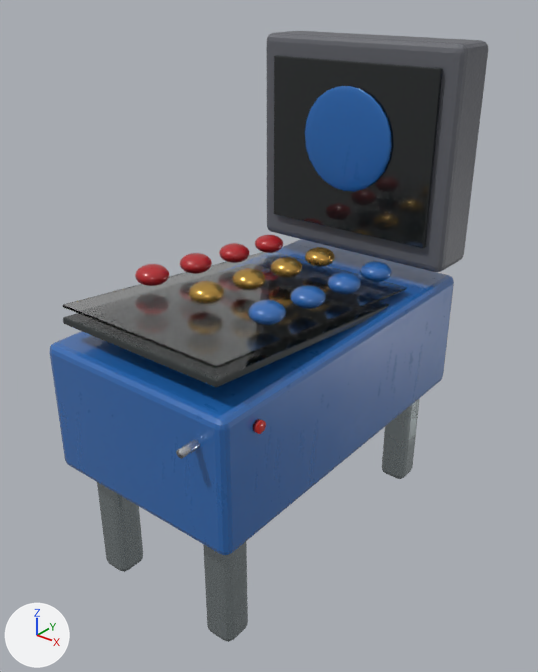
Before and after pictures for a commit that changed the glTF model inventario/assets/catalog/30/hiperreal.glb.
Camera for both pictures: a 50 mm lens placed at (1.376, -1.89, 1.445), pointed at (0.294, -0.539, 0.607). The lights are fixed; the arrows at lower left show +X, +Y and +Z. The first picture is the older version. Where no turn or scale is listed for an object, it has been applied to the vertices.

In view in the first picture: 'Backbox', 'Backglass', 'Bumper.011', 'Hiperreal cristal del tablero', 'Leg.001', 'Leg.002', 'Leg.003', 'Pinball cabinet', 'Planet', 'Playfield' and 13 more.
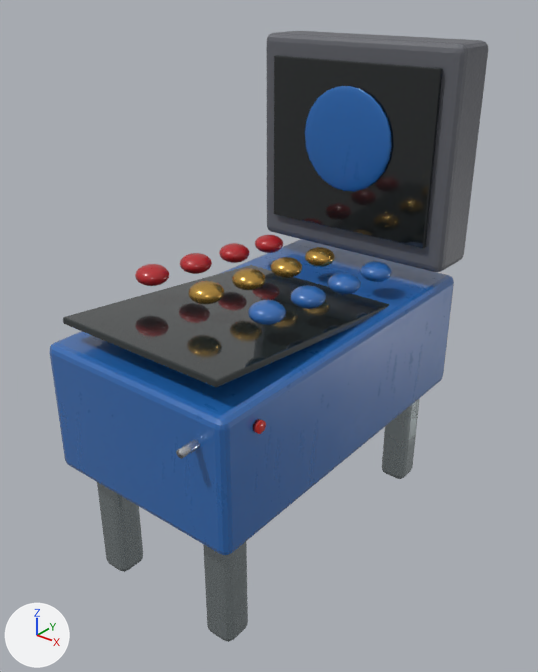
Changed parts and their boxes [x1, y1, x2, y2] in the pictures (538 x 672 px):
'Hiperreal cristal del tablero', deleted: before [63, 252, 407, 369]

The edits, one by one:
Object 'Hiperreal cristal del tablero' (ob_hiperreal_cristal_del_tablero) is deleted.
